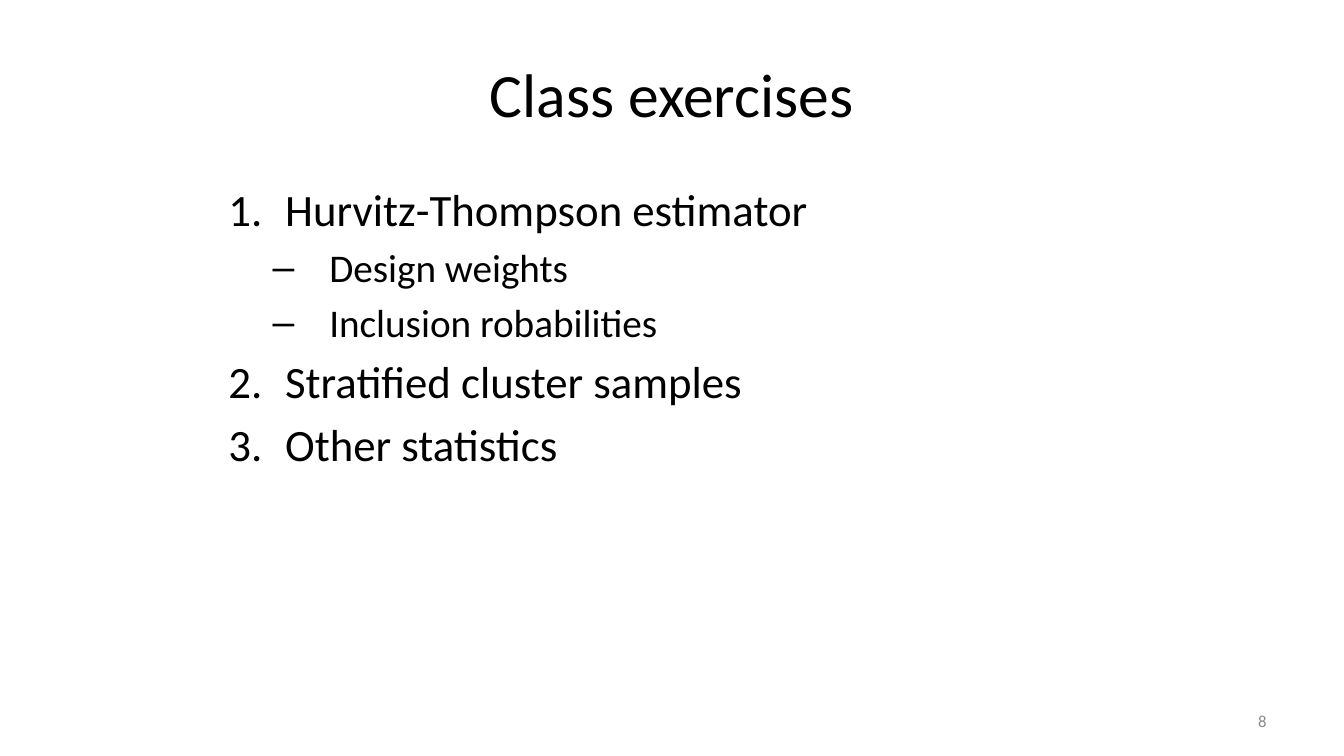
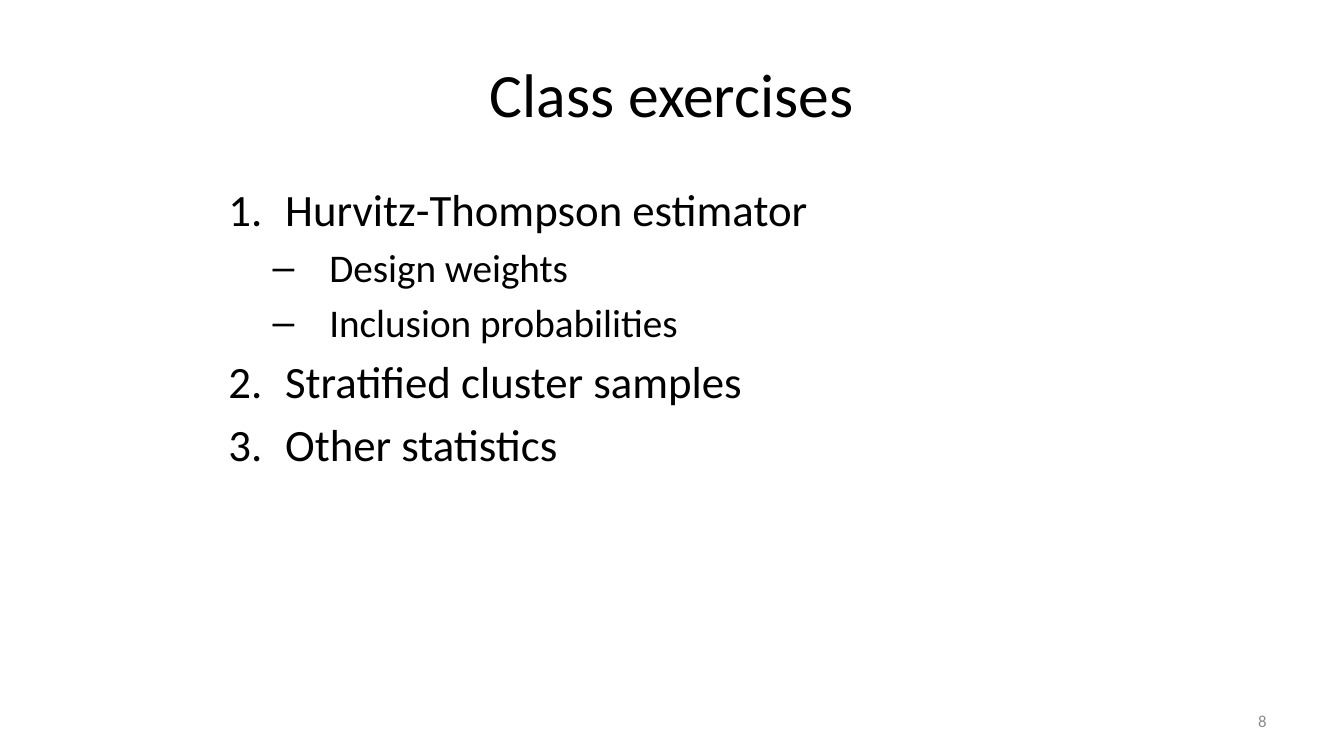
Before and after one commit to peterlugtig/peterlugtig.github.io, a slide deck: slide 8 of static/files/SDA/week5/lecture_week_5.pptx. Drawn at 1344x756 pixels with LibreOffice and Linux fonts; fonts in the diff are those of the drawing. Boxes give left, top, right and bottom in pixels: in the first picture for what was removed or moved away, otherwise in the second. Text is boxed around its words. In the diff, an @@ line names an element or a change of style, - is before the commit and + after.

```diff
--- a/static/files/SDA/week5/lecture_week_5.pptx
+++ b/static/files/SDA/week5/lecture_week_5.pptx
@@ text at (329,309,678,344): text changed @@
-  – Inclusion robabilities
+  – Inclusion probabilities
```
Also in this commit, not shown: 1 other slide changed, 4 other files.
